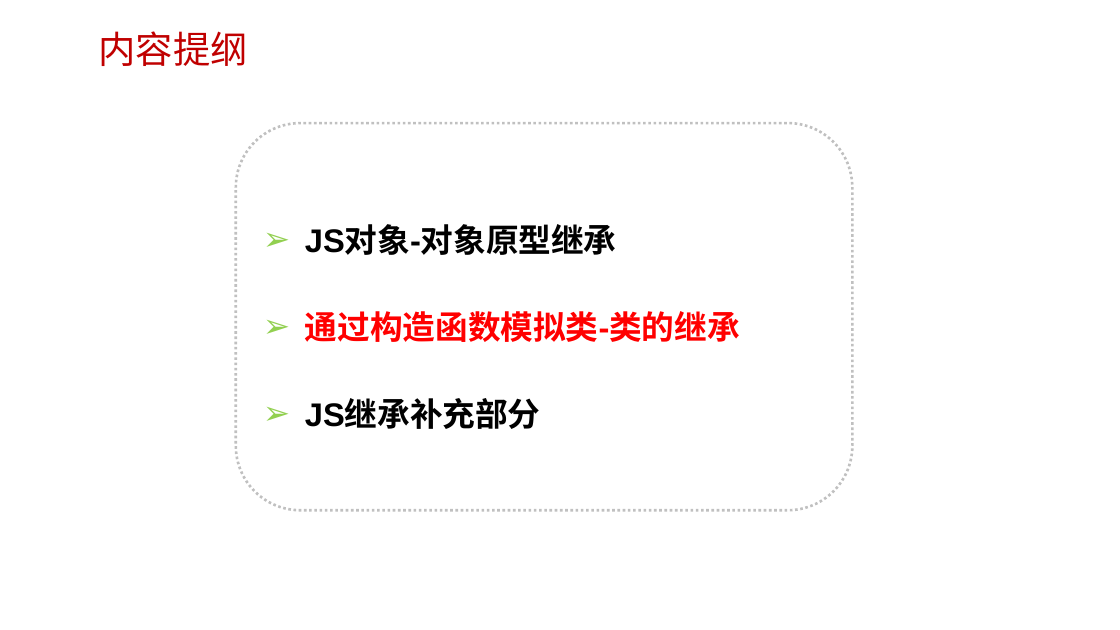
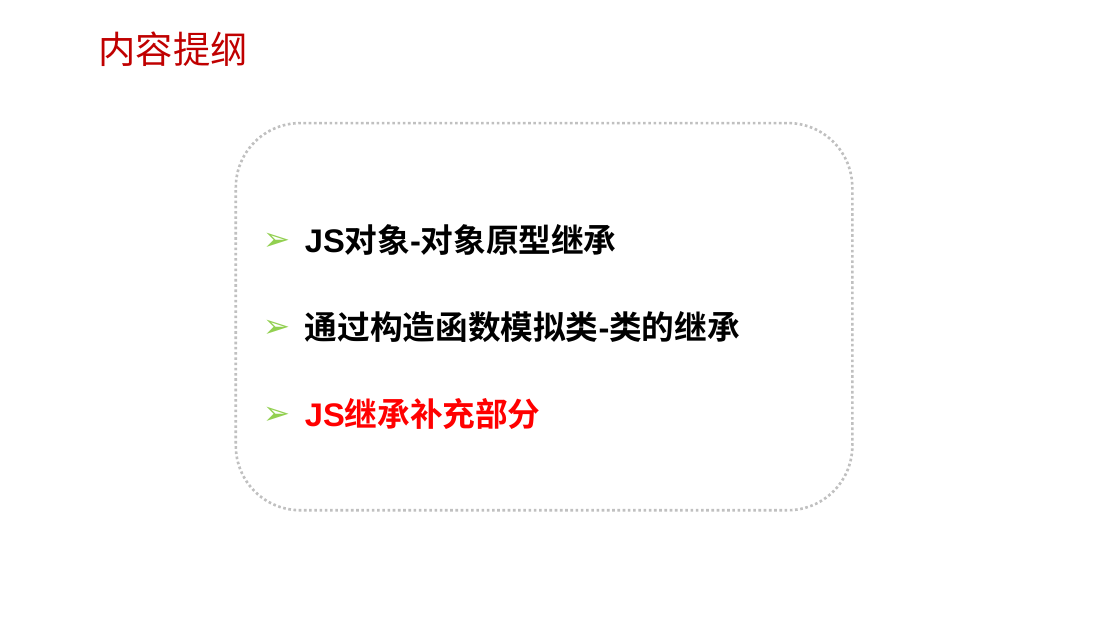
Before and after one commit to edu2act/course-javascript-advanced, a slide deck: slide 24 of 课程PPT/07.JavaScript面向对象编程 一.pptx. Drawn at 1120x630 pixels with LibreOffice and Linux fonts; fonts in the diff are those of the drawing; background and template pictures are left out. Boxes give left, top, right and bottom in pixels: in the first picture for what was removed or moved away, otherwise in the second. Text is boxed around its words. In the diff, an @@ line names an element or a change of style, - is before the commit and + after.

```diff
--- a/课程PPT/07.JavaScript面向对象编程 一.pptx
+++ b/课程PPT/07.JavaScript面向对象编程 一.pptx
@@ text in rounded rectangle at [305,311,740,429]: text colour #FF0000 to #000000 in "通过构造函数模拟类-类的继承"; text colour #000000 to #FF0000 in "JS继承补充部分" @@
```
Also in this commit, not shown: 5 other slides changed, 1 other file.
